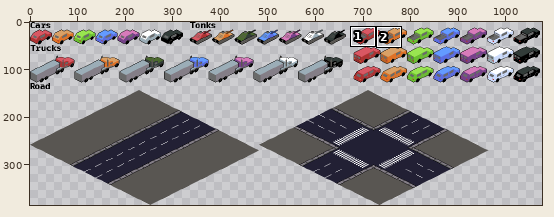
Edited in one commit: pixel-art file (assets/art/2D-Racer-Spritesheet.aseprite). Above, an overview of the earlier version with the close-up marked.
Close-up. Old version:
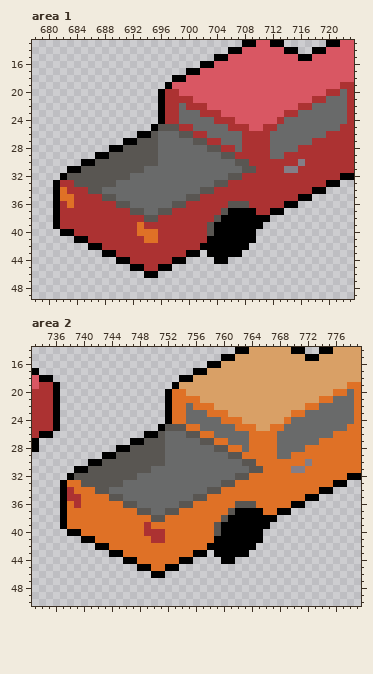
1200x384 pixels, 1 frame. Colours within 5 levels of each other are drawn and written as one. Shown: area 1: x 678..723, y 13..49; area 2: x 733..779, y 14..50. The wide view leaves out empty margins. The commit also changed other parts of the picture, which this record leaves out.
After the commit:
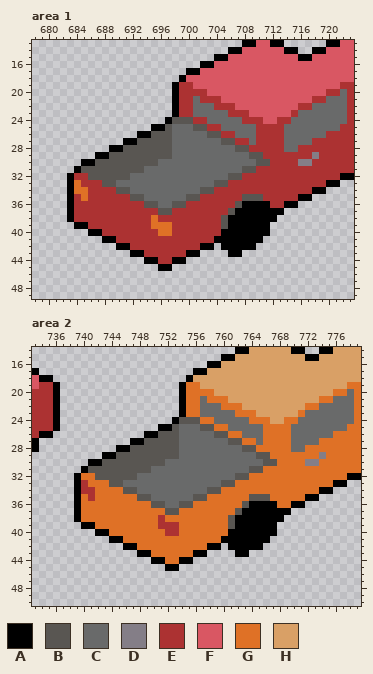
Palette (. is transparent): A #000000  B #595652  C #696a6a  D #847e87  E #ac3232  F #d95763  G #df7126  H #d9a066
Change:
layer "Bakkie" added
--- area 1, layers "Bakkie", "Map"
@@ x 678..723 @@
 17 ......................AAFFFFFFFFFFFFFFFFFFFFFF
-18 ....................AAFFFFFFFFFFFFFFFFFFFFFFFF
-19 ...................AFFFFFFFFFFFFFFFFFFFFFFFFEE
-20 ..................AEEFFFFFFFFFFFFFFFFFFFFFEECE
-21 ..................AEEEEFFFFFFFFFFFFFFFFFEECCCE
-22 ..................AEECEEEFFFFFFFFFFFFFEECCCCCE
-23 ..................AEECCCEEEFFFFFFFFFEECCCCCCCE
-24 ..................AEECCCCCEEEFFFFFFECCCCCCCCCE
-25 .................ABBBEECCCCCEEEFFEECCCCCCCCCEE
-26 ...............AABCCCBBEECCCCCEEEECCCCCCCCEEEE
-27 .............AABBBCCCCCBBEECCCEEEECCCCCCEEEEEE
-28 ...........AABBBBBCCCCCCCBBEECEEEECCCCEEEEEEEE
-29 .........AABBBBBBBCCCCCCCCCBBEEEEECCEEEEEEEEEE
-30 .......AABBBBBBBBBCCCCCCCCCCCBBEEEEEEEDEEEEEEE
-31 .....AABBBBBBBBBCCCCCCCCCCCCCCBBEEEEDDEEEEEEEE
-32 ....ABBBBBBBBBCCCCCCCCCCCCCCBBEEEEEEEEEEEEEEAA
-33 ...AEEBBBBBBCCCCCCCCCCCCCCBBEEEEEEEEEEEEEEAA..
-34 ...AGEEEBBCCCCCCCCCCCCCCBBEEEEEEEEEEEEEEAA....
-35 ...AGGEEEEBBCCCCCCCCCCBBEEEEEEEEEEEEEEAA......
-36 ...AEGEEEEEEBBCCCCCCBBEEEEEEBBBEEEEEAA........
-37 ...AEEEEEEEEEEBBCCBBEEEEEEEBAAAAEEAA..........
-38 ...AEEEEEEEEEEEEBBEEEEEEEEBAAAAAAA............
-39 ...AEEEEEEEEEEEGEEEEEEEEEBAAAAAAA.............
-40 ....AAEEEEEEEEEGGGEEEEEEEBAAAAAA..............
-41 ......AAEEEEEEEEGGEEEEEEEAAAAAAA..............
-42 ........AAEEEEEEEEEEEEEEAAAAAAA...............
-43 ..........AAEEEEEEEEEEAA.AAAAA................
-44 ............AAEEEEEEAA....AA..................
-45 ..............AAEEAA..........................
-46 ................AA............................
+18 .....................AFFFFFFFFFFFFFFFFFFFFFFFF
+19 ....................AEEFFFFFFFFFFFFFFFFFFFFFEE
+20 ....................AEEEEFFFFFFFFFFFFFFFFFEECE
+21 ....................AEECEEEFFFFFFFFFFFFFEECCCE
+22 ....................AEECCCEEEFFFFFFFFFEECCCCCE
+23 ....................AEECCCCCEEEFFFFFFECCCCCCCE
+24 ...................ABBBEECCCCCEEEFFEECCCCCCCCE
+25 .................AABCCCBBEECCCCCEEEECCCCCCCCEE
+26 ...............AABBBCCCCCBBEECCCEEEECCCCCCEEEE
+27 .............AABBBBBCCCCCCCBBEECEEEECCCCEEEEEE
+28 ...........AABBBBBBBCCCCCCCCCBBEEEEECCEEEEEEEE
+29 .........AABBBBBBBBBCCCCCCCCCCCBBEEEEEEEDEEEEE
+30 .......AABBBBBBBBBCCCCCCCCCCCCCCBBEEEEDDEEEEEE
+31 ......ABBBBBBBBBCCCCCCCCCCCCCCBBEEEEEEEEEEEEEE
+32 .....AEEBBBBBBCCCCCCCCCCCCCCBBEEEEEEEEEEEEEEAA
+33 .....AGEEEBBCCCCCCCCCCCCCCBBEEEEEEEEEEEEEEAA..
+34 .....AGGEEEEBBCCCCCCCCCCBBEEEEEEEEEEEEEEAA....
+35 .....AEGEEEEEEBBCCCCCCBBEEEEEEBBBEEEEEAA......
+36 .....AEEEEEEEEEEBBCCBBEEEEEEEBAAAAEEAA........
+37 .....AEEEEEEEEEEEEBBEEEEEEEEBAAAAAAA..........
+38 .....AEEEEEEEEEEEGEEEEEEEEEBAAAAAAA...........
+39 ......AAEEEEEEEEEGGGEEEEEEEBAAAAAA............
+40 ........AAEEEEEEEEGGEEEEEEEAAAAAAA............
+41 ..........AAEEEEEEEEEEEEEEAAAAAAA.............
+42 ............AAEEEEEEEEEEAA.AAAAA..............
+43 ..............AAEEEEEEAA....AA................
+44 ................AAEEAA........................
+45 ..................AA..........................
+46 ..............................................
 47 ..............................................
--- area 2, layers "Bakkie", "Map"
@@ x 733..779 @@
 17 A......................AAHHHHHHHHHHHHHHHHHHHHHH
-18 FAA..................AAHHHHHHHHHHHHHHHHHHHHHHHH
-19 FEEA................AHHHHHHHHHHHHHHHHHHHHHHHHGG
-20 EEEA...............AGGHHHHHHHHHHHHHHHHHHHHHGGCG
-21 EEEA...............AGGGGHHHHHHHHHHHHHHHHHGGCCCG
-22 EEEA...............AGGCGGGHHHHHHHHHHHHHGGCCCCCG
-23 EEEA...............AGGCCCGGGHHHHHHHHHGGCCCCCCCG
-24 EEEA...............AGGCCCCCGGGHHHHHHGCCCCCCCCCG
-25 EEEA..............ABBBGGCCCCCGGGHHGGCCCCCCCCCGG
-26 EAA.............AABCCCBBGGCCCCCGGGGCCCCCCCCGGGG
-27 A.............AABBBCCCCCBBGGCCCGGGGCCCCCCGGGGGG
-28 A...........AABBBBBCCCCCCCBBGGCGGGGCCCCGGGGGGGG
-29 ..........AABBBBBBBCCCCCCCCCBBGGGGGCCGGGGGGGGGG
-30 ........AABBBBBBBBBCCCCCCCCCCCBBGGGGGGGDGGGGGGG
-31 ......AABBBBBBBBBCCCCCCCCCCCCCCBBGGGGDDGGGGGGGG
-32 .....ABBBBBBBBBCCCCCCCCCCCCCCBBGGGGGGGGGGGGGGAA
-33 ....AGGBBBBBBCCCCCCCCCCCCCCBBGGGGGGGGGGGGGGAA..
-34 ....AEGGGBBCCCCCCCCCCCCCCBBGGGGGGGGGGGGGGAA....
-35 ....AEEGGGGBBCCCCCCCCCCBBGGGGGGGGGGGGGGAA......
-36 ....AGEGGGGGGBBCCCCCCBBGGGGGGBBBGGGGGAA........
-37 ....AGGGGGGGGGGBBCCBBGGGGGGGBAAAAGGAA..........
-38 ....AGGGGGGGGGGGGBBGGGGGGGGBAAAAAAA............
-39 ....AGGGGGGGGGGGEGGGGGGGGGBAAAAAAA.............
-40 .....AAGGGGGGGGGEEEGGGGGGGBAAAAAA..............
-41 .......AAGGGGGGGGEEGGGGGGGAAAAAAA..............
-42 .........AAGGGGGGGGGGGGGGAAAAAAA...............
-43 ...........AAGGGGGGGGGGAA.AAAAA................
-44 .............AAGGGGGGAA....AA..................
-45 ...............AAGGAA..........................
-46 .................AA............................
+18 FAA...................AHHHHHHHHHHHHHHHHHHHHHHHH
+19 FEEA.................AGGHHHHHHHHHHHHHHHHHHHHHGG
+20 EEEA.................AGGGGHHHHHHHHHHHHHHHHHGGCG
+21 EEEA.................AGGCGGGHHHHHHHHHHHHHGGCCCG
+22 EEEA.................AGGCCCGGGHHHHHHHHHGGCCCCCG
+23 EEEA.................AGGCCCCCGGGHHHHHHGCCCCCCCG
+24 EEEA................ABBBGGCCCCCGGGHHGGCCCCCCCCG
+25 EEEA..............AABCCCBBGGCCCCCGGGGCCCCCCCCGG
+26 EAA.............AABBBCCCCCBBGGCCCGGGGCCCCCCGGGG
+27 A.............AABBBBBCCCCCCCBBGGCGGGGCCCCGGGGGG
+28 A...........AABBBBBBBCCCCCCCCCBBGGGGGCCGGGGGGGG
+29 ..........AABBBBBBBBBCCCCCCCCCCCBBGGGGGGGDGGGGG
+30 ........AABBBBBBBBBCCCCCCCCCCCCCCBBGGGGDDGGGGGG
+31 .......ABBBBBBBBBCCCCCCCCCCCCCCBBGGGGGGGGGGGGGG
+32 ......AGGBBBBBBCCCCCCCCCCCCCCBBGGGGGGGGGGGGGGAA
+33 ......AEGGGBBCCCCCCCCCCCCCCBBGGGGGGGGGGGGGGAA..
+34 ......AEEGGGGBBCCCCCCCCCCBBGGGGGGGGGGGGGGAA....
+35 ......AGEGGGGGGBBCCCCCCBBGGGGGGBBBGGGGGAA......
+36 ......AGGGGGGGGGGBBCCBBGGGGGGGBAAAAGGAA........
+37 ......AGGGGGGGGGGGGBBGGGGGGGGBAAAAAAA..........
+38 ......AGGGGGGGGGGGEGGGGGGGGGBAAAAAAA...........
+39 .......AAGGGGGGGGGEEEGGGGGGGBAAAAAA............
+40 .........AAGGGGGGGGEEGGGGGGGAAAAAAA............
+41 ...........AAGGGGGGGGGGGGGGAAAAAAA.............
+42 .............AAGGGGGGGGGGAA.AAAAA..............
+43 ...............AAGGGGGGAA....AA................
+44 .................AAGGAA........................
+45 ...................AA..........................
+46 ...............................................
 47 ...............................................
